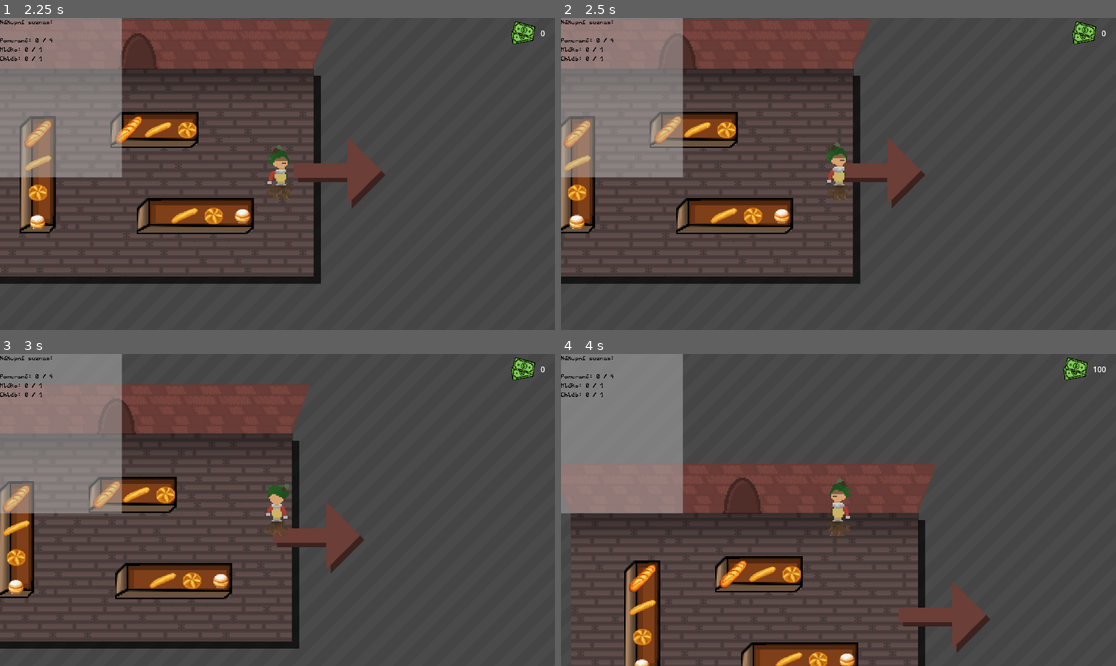
Above: before the commit, frames 1-4 (two rows, left to right).
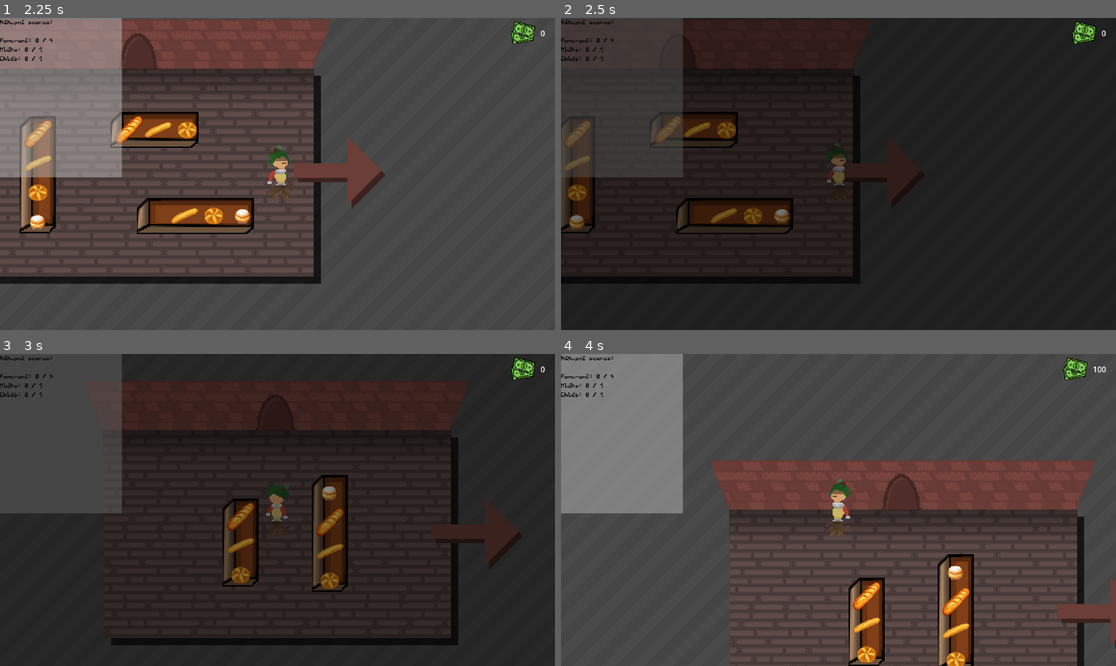
Above: after the commit, the same moments.

Repository: Trigware/Shopping-Madness
Game: Godot game, scene res://Scenes/MainScene.tscn
Two runs of this game, one before a commit and one after it. Both use one fixed random seed, a clock stepped at 60 frames per second and the inputs below.
Inputs:
- Up to frame 1 (2.25 s): tap Enter (item_pickup) at 0.5, 0.6 s; hold Right (walk_right) 0.53-1.28 s; hold Down (walk_down) 1.28-2.03 s; tap I at 1.35 s; tap Space at 2 s; hold Right (walk_right) from 2.03 s (still down); tap Tab at 2.1 s
- Up to frame 2 (2.5 s): keep holding Right (walk_right)
- Up to frame 3 (3 s): release Right (walk_right) at 2.78 s; hold Up (walk_up) from 2.78 s (still down); tap K at 2.85 s
- Up to frame 4 (4 s): release Up (walk_up) at 3.53 s; hold Left (walk_left) from 3.53 s (still down); tap P at 3.6 s

Frame 1 is identical in both runs. In frame 2, 97% of the frame differs, in the area x 0-100%, y 0-100%; in frame 3, 93%; in frame 4, 23%.

Commit message:
Added room transitioning

Diff:
--- a/Scenes/MainScene.tscn
+++ b/Scenes/MainScene.tscn
@@ -11,10 +11,11 @@
 
 [node name="InventoryUi" parent="." unique_id=2046312200 instance=ExtResource("1_7rqgy")]
 
-[node name="Room" parent="." unique_id=366738991 node_paths=PackedStringArray("playerNode", "room_manager") instance=ExtResource("1_tr2i4")]
-playerNode = NodePath("../Player")
+[node name="Room" parent="." unique_id=366738991 node_paths=PackedStringArray("player_node", "room_manager") instance=ExtResource("1_tr2i4")]
+player_node = NodePath("../Player")
 room_manager = NodePath("..")
 
 [node name="Player" parent="." unique_id=1332566470 instance=ExtResource("1_hpc76")]
+z_index = 1
 
 [node name="MoneyUI" parent="." unique_id=1950658008 instance=ExtResource("3_nhkr4")]
--- a/Scenes/Overlay.tscn
+++ b/Scenes/Overlay.tscn
@@ -11,4 +11,4 @@
 anchor_bottom = 1.0
 grow_horizontal = 2
 grow_vertical = 2
-color = Color(1, 1, 1, 0)
+color = Color(0, 0, 0, 0)
--- a/Scenes/Room.tscn
+++ b/Scenes/Room.tscn
@@ -15,7 +15,7 @@
 shader_parameter/texture_scale = Vector2(1, 1)
 shader_parameter/diagonal_lines = 4.0
 shader_parameter/gap_size = 0.519
-shader_parameter/pattern_repeated = 47.55794284999321
+shader_parameter/pattern_repeated = 55.7762565666534
 shader_parameter/line_color = Vector4(0, 0, 0, 0)
 shader_parameter/gap_color = Vector4(0, 0, 0, 0)
 
--- a/Scripts/ItemRoom.gd
+++ b/Scripts/ItemRoom.gd
@@ -10,7 +10,7 @@
 @onready var shadow_floor: ColorRect = $"Shadow Floor"
 @onready var room_walls: RoomWalls = $RoomWalls
 @onready var bounding_area: StaticBody2D = $"Bounding Area"
-@export var playerNode: Player
+@export var player_node: Player
 @export var room_manager: RoomManager
 
 const diagonals_size: int = 10000
@@ -26,7 +26,7 @@
 
 func center_player():
 	var room_size_in_px: Vector2 = default_room_size * tile_size
-	playerNode.position = room_size_in_px / 2
+	player_node.position = room_size_in_px / 2
 
 func setup_floor():
 	room_floor.clear()
--- a/Scripts/Overlay.gd
+++ b/Scripts/Overlay.gd
@@ -2,3 +2,18 @@
 extends CanvasLayer
 
 @onready var overlay_rect: ColorRect = $"Overlay Rect"
+
+const transition_in_out_duration: float = 0.35
+const transition_wait_duration: float = 0.15
+
+func tween_alpha(final_alpha: float):
+	var tween = create_tween().\
+		tween_property(overlay_rect, "color:a", final_alpha, transition_in_out_duration).\
+		set_ease(Tween.EASE_IN_OUT).set_trans(Tween.TRANS_QUAD)
+	return tween
+
+func transition(on_hidden: Callable):
+	await tween_alpha(1).finished
+	await get_tree().create_timer(transition_wait_duration).timeout
+	on_hidden.call()
+	await tween_alpha(0).finished
--- a/Scripts/RoomManager.gd
+++ b/Scripts/RoomManager.gd
@@ -2,6 +2,21 @@
 extends Node2D
 
 var current_room: ShopRepresentation.ShopRoom = ShopRepresentation.shop_enterance
+@onready var room_scene: Room = $Room
+@onready var player_node: Player = $Player
+var room_switching_locked: bool = false
 
 func switch_to_next(destination_room: ShopRepresentation.ShopRoom):
+	if room_switching_locked: return
+
 	current_room = destination_room
+	room_switching_locked = true
+	await Overlay.transition(on_switching_to_destination)
+	room_switching_locked = false
+
+func on_switching_to_destination():
+	room_scene.queue_free()
+	room_scene = UID.SCN_ROOM.instantiate()
+	room_scene.room_manager = self
+	room_scene.player_node = player_node
+	add_child(room_scene)
--- a/Scripts/UID.gd
+++ b/Scripts/UID.gd
@@ -3,3 +3,4 @@
 const SCN_SHELF = preload("uid://djyxjel01iarv")
 const SCN_SHELF_ITEM = preload("uid://bsfoe4t18hntd")
 const SCN_ENTERANCE_ARROW = preload("uid://dt0qdh0kgwux6")
+const SCN_ROOM = preload("uid://7nvg0kvyancw")
